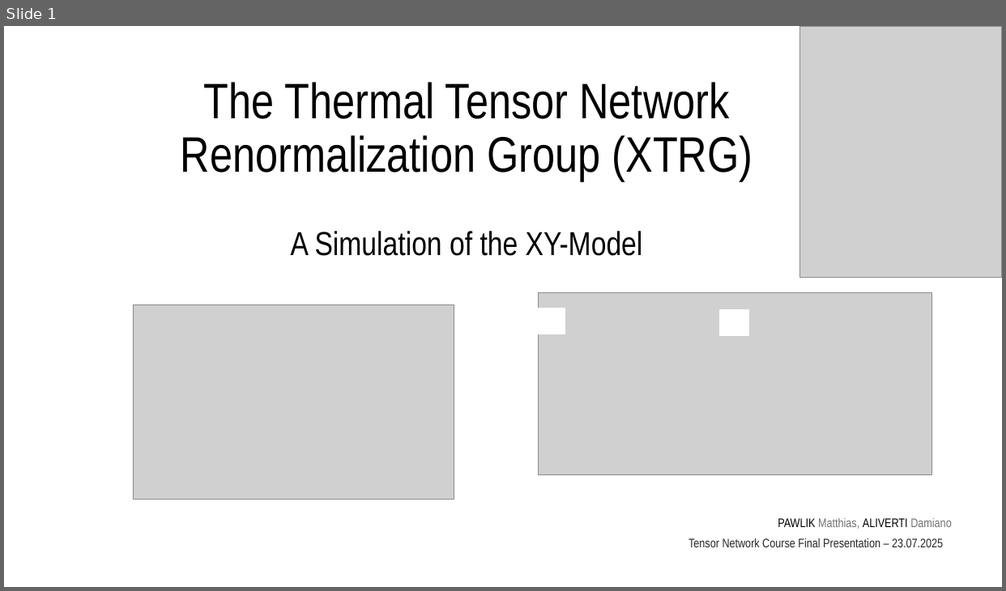
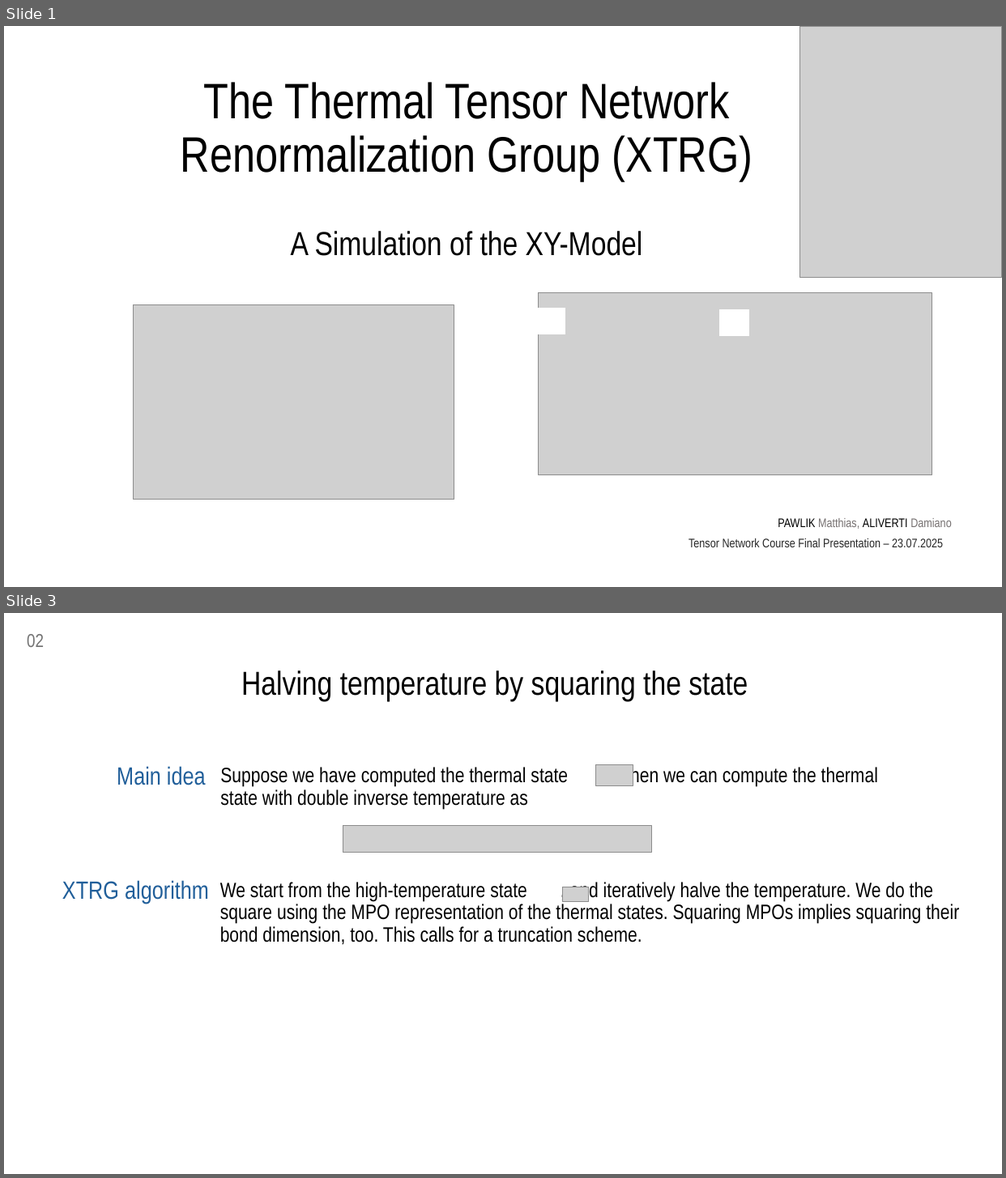
Before and after one commit to MrHighsenberg/XTRG-Algorithm, a slide deck: report/Term_Project_XTRG_Presentation.pptx. Shown one above the other, each under a label of ours: slide 1 before the commit, slides 1 and 3 after it; the slides between them are not shown. The pictures are 1006x591 and 1006x1178 pixels, drawn with LibreOffice and Linux fonts; fonts in the diff are those of the drawing; grey boxes stand for pictures. Boxes give left, top, right and bottom in pixels: in the first picture for what was removed or moved away, otherwise in the second. Text is boxed around its words. In the diff, an @@ line names an element or a change of style, - is before the commit and + after.

Commit message:
Added scheme idea in XTRG_Algorithm.ipynb; added a slide

```diff
--- a/report/Term_Project_XTRG_Presentation.pptx
+++ b/report/Term_Project_XTRG_Presentation.pptx
@@ slide 3 added at box(4, 613, 1002, 1174), background #FFFFFF @@
@@ text added at box(27, 634, 44, 647), 18 pt, text #747474 @@
+02
@@ text added at box(241, 671, 748, 701), 32 pt, text #000000 @@
+Halving temperature by squaring the state
@@ text added at box(117, 766, 206, 786), 24 pt, text #215F9A @@
+Main idea
@@ text added at box(220, 765, 878, 901), 20 pt, text #000000 @@
+Suppose we have computed the thermal state . Then we can compute the thermal state with double inverse temperature as
@@ picture added at box(595, 765, 632, 786) @@
@@ picture added at box(343, 826, 652, 853) @@
@@ text added at box(220, 879, 959, 945), 20 pt, text #000000 @@
+We start from the high-temperature state , and iteratively halve the temperature. We do the square using the MPO representation of the thermal states. Squaring MPOs implies squaring their bond dimension, too. This calls for a truncation scheme.
@@ text added at box(62, 880, 209, 904), 24 pt, text #215F9A @@
+XTRG algorithm
@@ picture added at box(562, 887, 588, 902) @@
```
Also in this commit, not shown: 1 slide changed, 3 other slides added, 1 other file.
